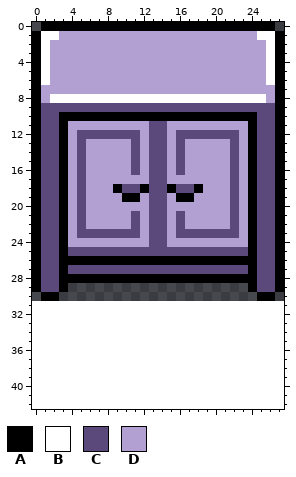
Two versions of one pixel-art file, assets/sprites/projects/wardrobe.aseprite. That is the earlier state.
28x31 pixels, 1 frame. The old version is drawn lined up with the new one, on the new canvas.
Visible layers, top first: "Layer 2" colour, "Layer 1".
Palette (. is transparent): A #000000  B #ffffff  C #5b497c  D #b2a0d3
Pixels before, first column x 0:
 0 .AAAAAAAAAAAAAAAAAAAAAAAAAA.
 1 ABBDDDDDDDDDDDDDDDDDDDDDDBBA
 2 ABDDDDDDDDDDDDDDDDDDDDDDDDBA
 3 ABDDDDDDDDDDDDDDDDDDDDDDDDBA
 4 ABDDDDDDDDDDDDDDDDDDDDDDDDBA
 5 ABDDDDDDDDDDDDDDDDDDDDDDDDBA
 6 ABDDDDDDDDDDDDDDDDDDDDDDDDBA
 7 ADDDDDDDDDDDDDDDDDDDDDDDDDDA
 8 ADBBBBBBBBBBBBBBBBBBBBBBBBDA
 9 ACCCCCCCCCCCCCCCCCCCCCCCCCCA
10 ACCAAAAAAAAAAAAAAAAAAAAAACCA
11 ACCADDDDDDDDDCCDDDDDDDDDACCA
12 ACCADCCCCCCCDCCDCCCCCCCDACCA
13 ACCADCDDDDDCDCCDCDDDDDCDACCA
14 ACCADCDDDDDCDCCDCDDDDDCDACCA
15 ACCADCDDDDDCDCCDCDDDDDCDACCA
16 ACCADCDDDDDCDCCDCDDDDDCDACCA
17 ACCADCDDDDDDDCCDDDDDDDCDACCA
18 ACCADCDDDACCACCACCADDDCDACCA
19 ACCADCDDDDAADCCDAADDDDCDACCA
20 ACCADCDDDDDDDCCDDDDDDDCDACCA
21 ACCADCDDDDDCDCCDCDDDDDCDACCA
22 ACCADCDDDDDCDCCDCDDDDDCDACCA
23 ACCADCCCCCCCDCCDCCCCCCCDACCA
24 ACCADDDDDDDDDCCDDDDDDDDDACCA
25 ACCACCCCCCCCCCCCCCCCCCCCACCA
26 ACCAAAAAAAAAAAAAAAAAAAAAACCA
27 ACCACCCCCCCCCCCCCCCCCCCCACCA
28 ACCAAAAAAAAAAAAAAAAAAAAAACCA
29 ACCA....................ACCA
30 .AA......................AA.
And afterwards:
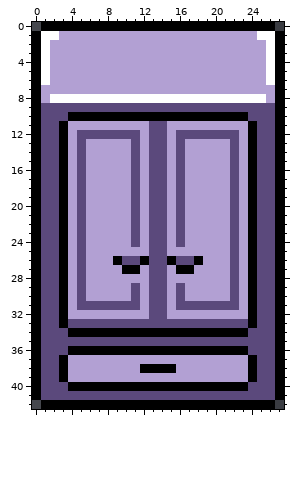
Change:
canvas 28x31 -> 28x43
Changed rows in their new state; - is an unchanged pixel.
first column x 3:
10 C--------------------C
first column x 0:
17 -----------C----C-----------
18 ---------DD-D--D-DD---------
19 ----------DC----CD----------
20 -----------C----C-----------
23 ------DDDDD------DDDDD------
24 -----C-----C----C-----C-----
25 ----D-DDDDDDD--DDDDDDD-D----
26 ----DCDDD-CC-CC-CC-DDDCD----
27 ----D-DDDDAAD--DAADDDD-D----
28 ----DCDDDDDDDCCDDDDDDDCD----
29 ----DCDDDDDCDCCDCDDDDDCD----
30 ACCADCDDDDDCDCCDCDDDDDCDACCA
31 ACCADCCCCCCCDCCDCCCCCCCDACCA
32 ACCADDDDDDDDDCCDDDDDDDDDACCA
33 ACCACCCCCCCCCCCCCCCCCCCCACCA
34 ACCCAAAAAAAAAAAAAAAAAAAACCCA
35 ACCCCCCCCCCCCCCCCCCCCCCCCCCA
36 ACCCAAAAAAAAAAAAAAAAAAAACCCA
37 ACCADDDDDDDDDDDDDDDDDDDDACCA
38 ACCADDDDDDDDAAAADDDDDDDDACCA
39 ACCADDDDDDDDDDDDDDDDDDDDACCA
40 ACCCAAAAAAAAAAAAAAAAAAAACCCA
41 ACCCCCCCCCCCCCCCCCCCCCCCCCCA
42 -AAAAAAAAAAAAAAAAAAAAAAAAAA-
Where, in picture pixels (left, top, right, bottom), the same in both pictures:
changed: (59, 112, 68, 121)
changed: (248, 112, 257, 121)
changed: (32, 175, 284, 409)
